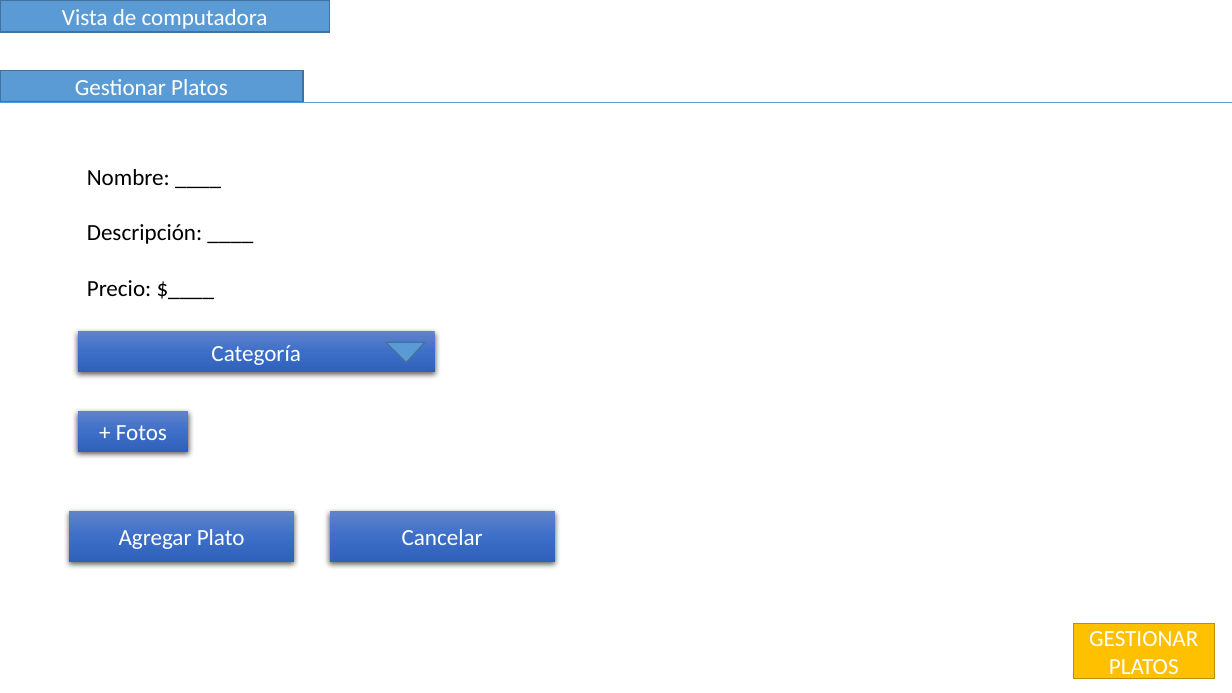
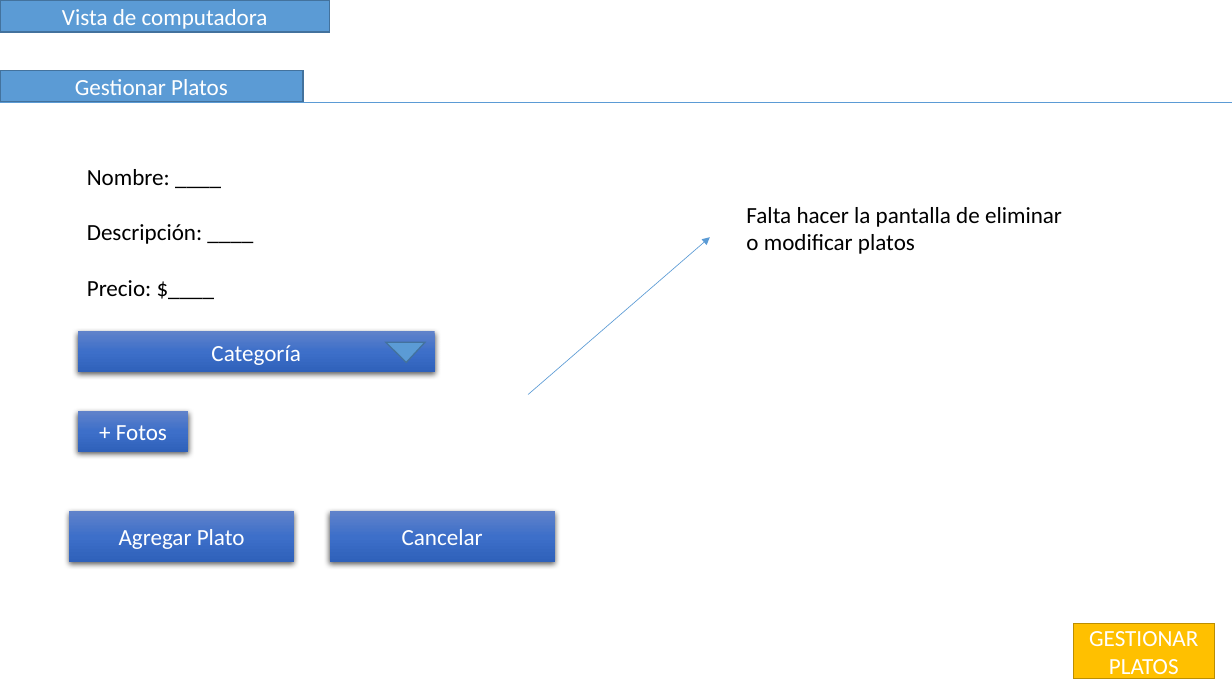
Before and after one commit to bosionicolas/proyecto-app, a slide deck: slide 6 of interfaz-vista/interfaz-1.pptx. Drawn at 1232x693 pixels with LibreOffice and Linux fonts; fonts in the diff are those of the drawing. Boxes give left, top, right and bottom in pixels: in the first picture for what was removed or moved away, otherwise in the second. Text is boxed around its words. In the diff, an @@ line names an element or a change of style, - is before the commit and + after.

Commit message:
Otras aclaraciones en la interfaz1

```diff
--- a/interfaz-vista/interfaz-1.pptx
+++ b/interfaz-vista/interfaz-1.pptx
@@ text added at (746,207,1062,254), 18 pt, text #000000 @@
+Falta hacer la pantalla de eliminar o modificar platos
@@ arrow added from (529, 395) to (710, 238), #5B9BD5 0.5 pt @@
```
